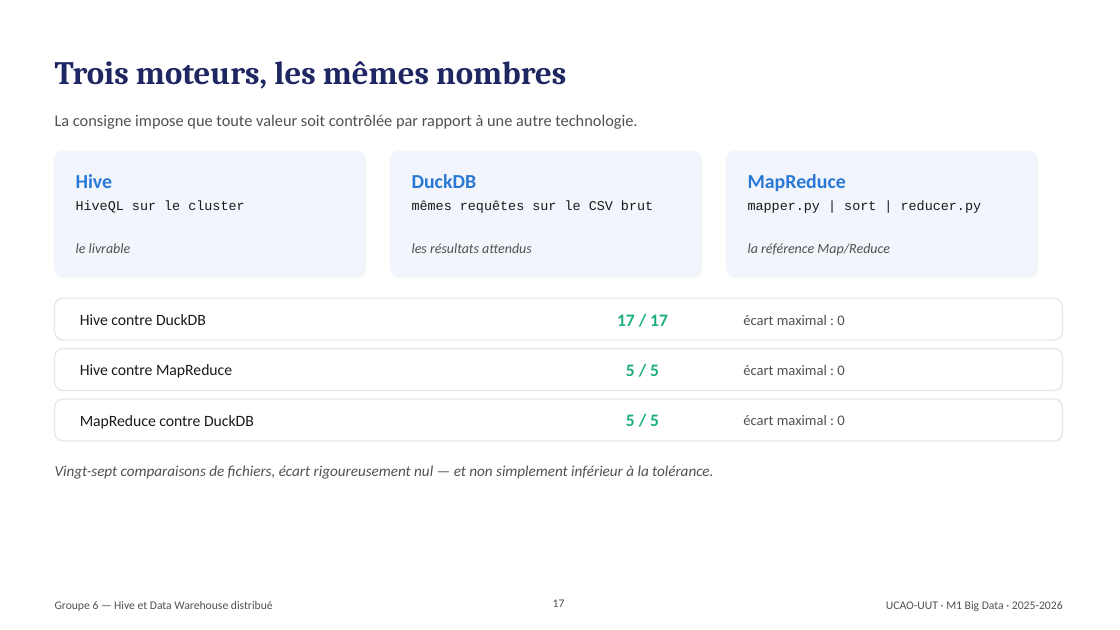
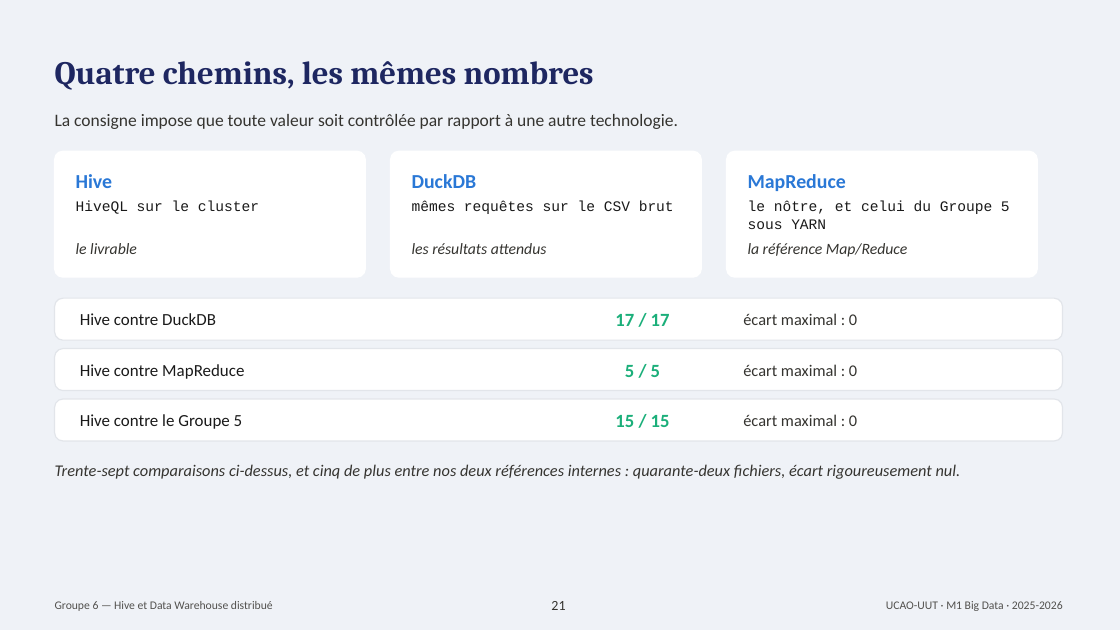
Before and after one commit to donaldamah/TP6-HIVE-Groupe6, a slide deck: slide 21 of Expose6_Hive_Groupe6.pptx (slide 17 before the commit). Drawn at 1120x630 pixels with LibreOffice and Linux fonts; fonts in the diff are those of the drawing. Boxes give left, top, right and bottom in pixels: in the first picture for what was removed or moved away, otherwise in the second. Text is boxed around its words. In the diff, an @@ line names an element or a change of style, - is before the commit and + after.

```diff
--- a/Expose6_Hive_Groupe6.pptx
+++ b/Expose6_Hive_Groupe6.pptx
@@ background #FFFFFF to #EFF2F7 @@
@@ text at box(55, 61, 594, 90): text changed @@
-Trois moteurs, les mêmes nombres
+Quatre chemins, les mêmes nombres
@@ text "La consigne impose que toute ..." at box(55, 114, 678, 129): size 14 to 15 pt, text colour #52514E to #353430 @@
@@ fill #F2F5FC to #FFFFFF; outline #F2F5FC 1 pt to #FFFFFF 1 pt in 3 elements at box(55, 151, 365, 277), box(391, 151, 702, 277), box(727, 151, 1038, 277) @@
@@ text "HiveQL sur le cluster" at box(76, 201, 259, 214): size 11.5 to 12.5 pt @@
@@ text "mêmes requêtes sur le CSV ..." at box(412, 201, 674, 214): size 11.5 to 12.5 pt @@
@@ text at box(748, 201, 1010, 229): text changed; size 11.5 to 12.5 pt @@
-mapper.py | sort | reducer.py
+le nôtre, et celui du Groupe 5 sous YARN
@@ size 12 to 13.5 pt, text colour #52514E to #353430 in 3 elements at box(76, 243, 137, 254), box(412, 243, 547, 254), box(748, 243, 907, 257) @@
@@ text "Hive contre DuckDB" at box(80, 313, 216, 325): size 13.5 to 14.5 pt @@
@@ text "17 / 17" at box(615, 314, 670, 326): size 15 to 16 pt @@
@@ text "Hive contre MapReduce" at box(80, 364, 244, 379): size 13.5 to 14.5 pt @@
@@ text "5 / 5" at box(625, 365, 660, 377): size 15 to 16 pt @@
@@ text at box(80, 414, 243, 429): text changed; size 13.5 to 14.5 pt @@
-MapReduce contre DuckDB
+Hive contre le Groupe 5
@@ text at box(615, 415, 670, 427): text changed; size 15 to 16 pt @@
-5 / 5
+15 / 15
@@ size 12.5 to 14 pt, text colour #52514E to #353430 in 3 elements at box(743, 313, 857, 325), box(743, 364, 857, 376), box(743, 414, 857, 426) @@
@@ text at box(55, 464, 961, 479): text changed; size 13 to 14 pt; text colour #52514E to #353430 @@
-Vingt-sept comparaisons de fichiers, écart rigoureusement nul — et non simplement inférieur à la tolérance.
+Trente-sept comparaisons ci-dessus, et cinq de plus entre nos deux références internes : quarante-deux fichiers, écart rigoureusement nul.
@@ page number at box(551, 601, 565, 610): text changed; size 10 to 12 pt; text colour #52514E to #353430 @@
-17
+21
```
Also in this commit, not shown: 18 other slides changed, 4 slides added, 11 other files.
